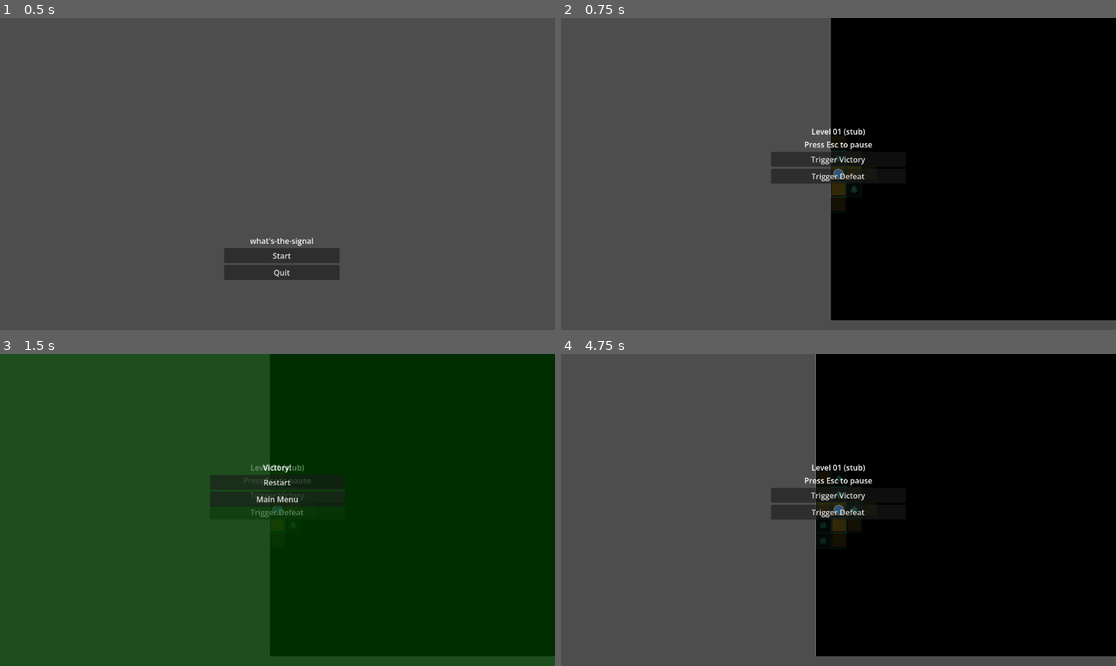
Above: before the commit, frames 1-4 (two rows, left to right).
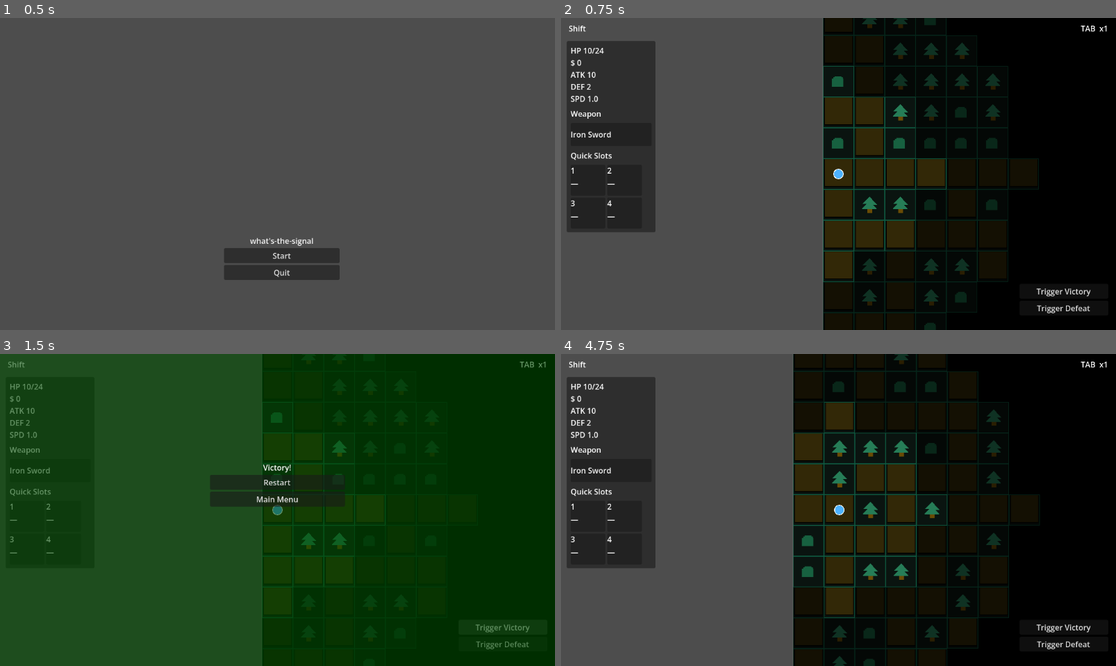
Above: after the commit, the same moments.

Repository: Makintosh365/Ludum-Dare-59
Game: Godot game, scene res://scenes/core/boot.tscn
Two runs of this game, one before a commit and one after it. Both use one fixed random seed, a clock stepped at 60 frames per second and the inputs below.
Inputs:
- Up to frame 1 (0.5 s): no input
- Up to frame 2 (0.75 s): click "Start" at 0.5 s
- Up to frame 3 (1.5 s): click "Trigger Victory" at 1.25 s
- Up to frame 4 (4.75 s): click "Restart" at 2 s; click "Trigger Defeat" at 2.75 s; click "Restart" at 3.5 s; tap Enter at 4.25 s; hold D (move_right) from 4.28 s (still down)

Frame 1 is identical in both runs. In frame 2, 23% of the frame differs, in the area x 1-100%, y 0-100%; in frame 3, 4.2%; in frame 4, 25%.

Commit message:
add player HUD with stats, inventory #19 #21

Diff:
--- a/what's-the-signal/configs/default_grid.tres
+++ b/what's-the-signal/configs/default_grid.tres
@@ -1,12 +1,7 @@
-[gd_resource type="Resource" script_class="GridConfig" load_steps=2 format=3]
+[gd_resource type="Resource" script_class="GridConfig" format=3 uid="uid://b68v8rwnqj7al"]
 
-[ext_resource type="Script" path="res://scripts/grid/grid_config.gd" id="1"]
+[ext_resource type="Script" uid="uid://bbl08suxitalw" path="res://scripts/grid/grid_config.gd" id="1"]
 
 [resource]
 script = ExtResource("1")
-width = 30
-height = 20
-cell_size = 32
-textures_root = "res://assets/cells/"
-draw_debug_overlay = true
-seed_input = 0
+cell_size = 64
--- a/what's-the-signal/configs/default_player.tres
+++ b/what's-the-signal/configs/default_player.tres
@@ -1,11 +1,12 @@
-[gd_resource type="Resource" script_class="PlayerLoadout" load_steps=9 format=3]
+[gd_resource type="Resource" script_class="PlayerLoadout" format=3 uid="uid://cglebj2gf3ry6"]
 
-[ext_resource type="Script" path="res://scripts/units/player_loadout.gd" id="1"]
-[ext_resource type="Script" path="res://scripts/units/inventory_config.gd" id="2"]
-[ext_resource type="Resource" path="res://configs/item/artifact/ring_of_power.tres" id="3"]
-[ext_resource type="Resource" path="res://configs/item/artifact/amulet_of_vitality.tres" id="4"]
-[ext_resource type="Script" path="res://scripts/units/slot_config.gd" id="5"]
-[ext_resource type="Resource" path="res://configs/item/weapon/iron_sword.tres" id="6"]
+[ext_resource type="Script" uid="uid://bf4a1ndeqktlo" path="res://scripts/units/player_loadout.gd" id="1"]
+[ext_resource type="Script" uid="uid://dgyfd45jk3ieo" path="res://scripts/units/inventory_config.gd" id="2"]
+[ext_resource type="Resource" uid="uid://b604cqkh005f0" path="res://configs/item/artifact/ring_of_power.tres" id="3"]
+[ext_resource type="Resource" uid="uid://bhp1kgsp2w14h" path="res://configs/item/artifact/amulet_of_vitality.tres" id="4"]
+[ext_resource type="Script" uid="uid://btn8u1ph47udx" path="res://scripts/units/artifact.gd" id="4_83w1i"]
+[ext_resource type="Script" uid="uid://rj7ksxho1hv1" path="res://scripts/units/slot_config.gd" id="5"]
+[ext_resource type="Resource" uid="uid://um2d1oy21vn3" path="res://configs/item/weapon/iron_sword.tres" id="6"]
 
 [sub_resource type="Resource" id="WeaponSlot"]
 script = ExtResource("5")
@@ -16,13 +17,9 @@
 [sub_resource type="Resource" id="InventoryCfg"]
 script = ExtResource("2")
 normal_slot_count = 4
-special_slots = [SubResource("WeaponSlot")]
-starting_artifacts = [ExtResource("3"), ExtResource("4")]
+special_slots = Array[ExtResource("5")]([SubResource("WeaponSlot")])
+starting_artifacts = Array[ExtResource("4_83w1i")]([ExtResource("3"), ExtResource("4")])
 
 [resource]
 script = ExtResource("1")
-max_health = 10
-damage = 1
-defense = 0
-attack_speed = 1.0
 inventory = SubResource("InventoryCfg")
--- a/what's-the-signal/configs/default_sight.tres
+++ b/what's-the-signal/configs/default_sight.tres
@@ -1,9 +1,8 @@
-[gd_resource type="Resource" script_class="SightConfig" load_steps=2 format=3]
+[gd_resource type="Resource" script_class="SightConfig" format=3 uid="uid://vgy4wg7tld1i"]
 
-[ext_resource type="Script" path="res://scripts/units/sight_config.gd" id="1"]
+[ext_resource type="Script" uid="uid://bojyar7hmhgkc" path="res://scripts/units/sight_config.gd" id="1"]
 
 [resource]
 script = ExtResource("1")
-bright_radius = 1.0
-dim_radius = 2.0
-reveal_all_cells = false
+bright_radius = 3.0
+dim_radius = 6.0
--- a/what's-the-signal/configs/item/artifact/amulet_of_vitality.tres
+++ b/what's-the-signal/configs/item/artifact/amulet_of_vitality.tres
@@ -1,25 +1,23 @@
-[gd_resource type="Resource" script_class="Artifact" load_steps=6 format=3]
+[gd_resource type="Resource" script_class="Artifact" format=3 uid="uid://bhp1kgsp2w14h"]
 
-[ext_resource type="Script" path="res://scripts/units/artifact.gd" id="1"]
-[ext_resource type="Script" path="res://scripts/units/stat_modifier.gd" id="2"]
-[ext_resource type="Script" path="res://scripts/units/artifact_variant.gd" id="3"]
+[ext_resource type="Script" uid="uid://btn8u1ph47udx" path="res://scripts/units/artifact.gd" id="1"]
+[ext_resource type="Script" uid="uid://d1l4w8vi7f5b7" path="res://scripts/units/stat_modifier.gd" id="2"]
+[ext_resource type="Script" uid="uid://cb3iblq18uysj" path="res://scripts/units/artifact_variant.gd" id="3"]
 
 [sub_resource type="Resource" id="Mod_HpFlat"]
 script = ExtResource("2")
 kind = 0
-op = 0
 value = 10.0
 
 [sub_resource type="Resource" id="Mod_Defense"]
 script = ExtResource("2")
 kind = 2
-op = 0
 value = 2.0
 
 [sub_resource type="Resource" id="Variant_Uncommon"]
 script = ExtResource("3")
 rarity = 1
-modifiers = [SubResource("Mod_HpFlat"), SubResource("Mod_Defense")]
+modifiers = Array[ExtResource("2")]([SubResource("Mod_HpFlat"), SubResource("Mod_Defense")])
 
 [resource]
 script = ExtResource("1")
@@ -27,4 +25,4 @@
 display_name = "Amulet of Vitality"
 description = "+10 max HP, +2 defense"
 rarity = 1
-variants = [SubResource("Variant_Uncommon")]
+variants = Array[ExtResource("3")]([SubResource("Variant_Uncommon")])
--- a/what's-the-signal/configs/item/artifact/ring_of_power.tres
+++ b/what's-the-signal/configs/item/artifact/ring_of_power.tres
@@ -1,13 +1,11 @@
-[gd_resource type="Resource" script_class="Artifact" load_steps=6 format=3]
+[gd_resource type="Resource" script_class="Artifact" format=3 uid="uid://b604cqkh005f0"]
 
-[ext_resource type="Script" path="res://scripts/units/artifact.gd" id="1"]
-[ext_resource type="Script" path="res://scripts/units/stat_modifier.gd" id="2"]
-[ext_resource type="Script" path="res://scripts/units/artifact_variant.gd" id="3"]
+[ext_resource type="Script" uid="uid://btn8u1ph47udx" path="res://scripts/units/artifact.gd" id="1"]
+[ext_resource type="Script" uid="uid://d1l4w8vi7f5b7" path="res://scripts/units/stat_modifier.gd" id="2"]
+[ext_resource type="Script" uid="uid://cb3iblq18uysj" path="res://scripts/units/artifact_variant.gd" id="3"]
 
 [sub_resource type="Resource" id="Mod_Damage"]
 script = ExtResource("2")
-kind = 1
-op = 0
 value = 5.0
 
 [sub_resource type="Resource" id="Mod_HpPercent"]
@@ -19,7 +17,7 @@
 [sub_resource type="Resource" id="Variant_Rare"]
 script = ExtResource("3")
 rarity = 2
-modifiers = [SubResource("Mod_Damage"), SubResource("Mod_HpPercent")]
+modifiers = Array[ExtResource("2")]([SubResource("Mod_Damage"), SubResource("Mod_HpPercent")])
 
 [resource]
 script = ExtResource("1")
@@ -27,4 +25,4 @@
 display_name = "Ring of Power"
 description = "+5 damage, +20% max HP"
 rarity = 2
-variants = [SubResource("Variant_Rare")]
+variants = Array[ExtResource("3")]([SubResource("Variant_Rare")])
--- a/what's-the-signal/configs/item/weapon/iron_sword.tres
+++ b/what's-the-signal/configs/item/weapon/iron_sword.tres
@@ -1,47 +1,39 @@
-[gd_resource type="Resource" script_class="Artifact" load_steps=10 format=3]
+[gd_resource type="Resource" script_class="Artifact" format=3 uid="uid://um2d1oy21vn3"]
 
-[ext_resource type="Script" path="res://scripts/units/artifact.gd" id="1"]
-[ext_resource type="Script" path="res://scripts/units/stat_modifier.gd" id="2"]
-[ext_resource type="Script" path="res://scripts/units/artifact_variant.gd" id="3"]
+[ext_resource type="Script" uid="uid://btn8u1ph47udx" path="res://scripts/units/artifact.gd" id="1"]
+[ext_resource type="Script" uid="uid://d1l4w8vi7f5b7" path="res://scripts/units/stat_modifier.gd" id="2"]
+[ext_resource type="Script" uid="uid://cb3iblq18uysj" path="res://scripts/units/artifact_variant.gd" id="3"]
 
 [sub_resource type="Resource" id="Mod_Damage_Common"]
 script = ExtResource("2")
-kind = 1
-op = 0
 value = 2.0
+
+[sub_resource type="Resource" id="Variant_Common"]
+script = ExtResource("3")
+modifiers = Array[ExtResource("2")]([SubResource("Mod_Damage_Common")])
 
 [sub_resource type="Resource" id="Mod_Damage_Uncommon"]
 script = ExtResource("2")
-kind = 1
-op = 0
 value = 4.0
+
+[sub_resource type="Resource" id="Variant_Uncommon"]
+script = ExtResource("3")
+rarity = 1
+modifiers = Array[ExtResource("2")]([SubResource("Mod_Damage_Uncommon")])
 
 [sub_resource type="Resource" id="Mod_Damage_Rare"]
 script = ExtResource("2")
-kind = 1
-op = 0
 value = 7.0
 
 [sub_resource type="Resource" id="Mod_Defense_Rare"]
 script = ExtResource("2")
 kind = 2
-op = 0
 value = 1.0
-
-[sub_resource type="Resource" id="Variant_Common"]
-script = ExtResource("3")
-rarity = 0
-modifiers = [SubResource("Mod_Damage_Common")]
-
-[sub_resource type="Resource" id="Variant_Uncommon"]
-script = ExtResource("3")
-rarity = 1
-modifiers = [SubResource("Mod_Damage_Uncommon")]
 
 [sub_resource type="Resource" id="Variant_Rare"]
 script = ExtResource("3")
 rarity = 2
-modifiers = [SubResource("Mod_Damage_Rare"), SubResource("Mod_Defense_Rare")]
+modifiers = Array[ExtResource("2")]([SubResource("Mod_Damage_Rare"), SubResource("Mod_Defense_Rare")])
 
 [resource]
 script = ExtResource("1")
@@ -50,4 +42,4 @@
 description = "Iron blade. Rarity determines its power."
 slot_tag = &"weapon"
 rarity = 1
-variants = [SubResource("Variant_Common"), SubResource("Variant_Uncommon"), SubResource("Variant_Rare")]
+variants = Array[ExtResource("3")]([SubResource("Variant_Common"), SubResource("Variant_Uncommon"), SubResource("Variant_Rare")])
--- a/what's-the-signal/scenes/levels/level_01.tscn
+++ b/what's-the-signal/scenes/levels/level_01.tscn
@@ -7,6 +7,7 @@
 [ext_resource type="Resource" path="res://configs/default_map.tres" id="5_mcfg"]
 [ext_resource type="Script" path="res://scripts/camera/follow_camera.gd" id="6_cam"]
 [ext_resource type="Resource" path="res://configs/default_camera.tres" id="7_ccfg"]
+[ext_resource type="PackedScene" path="res://scenes/ui/hud.tscn" id="8_hud"]
 
 [node name="Level01" type="Node2D"]
 script = ExtResource("1_lvl")
@@ -25,35 +26,4 @@
 
 [node name="UI" type="CanvasLayer" parent="."]
 
-[node name="VBoxContainer" type="VBoxContainer" parent="UI"]
-anchors_preset = 8
-anchor_left = 0.5
-anchor_top = 0.5
-anchor_right = 0.5
-anchor_bottom = 0.5
-offset_left = -140.0
-offset_top = -100.0
-offset_right = 140.0
-offset_bottom = 100.0
-grow_horizontal = 2
-grow_vertical = 2
-
-[node name="Title" type="Label" parent="UI/VBoxContainer"]
-layout_mode = 2
-text = "Level 01 (stub)"
-horizontal_alignment = 1
-
-[node name="Hint" type="Label" parent="UI/VBoxContainer"]
-layout_mode = 2
-text = "Press Esc to pause"
-horizontal_alignment = 1
-
-[node name="VictoryButton" type="Button" parent="UI/VBoxContainer"]
-unique_name_in_owner = true
-layout_mode = 2
-text = "Trigger Victory"
-
-[node name="DefeatButton" type="Button" parent="UI/VBoxContainer"]
-unique_name_in_owner = true
-layout_mode = 2
-text = "Trigger Defeat"
+[node name="HUD" parent="UI" instance=ExtResource("8_hud")]
--- /dev/null
+++ b/what's-the-signal/scenes/ui/hud.tscn
@@ -0,0 +1,234 @@
+[gd_scene load_steps=2 format=3]
+
+[ext_resource type="Script" path="res://scripts/ui/hud.gd" id="1_hud"]
+
+[node name="HUD" type="Control"]
+anchor_right = 1.0
+anchor_bottom = 1.0
+mouse_filter = 2
+script = ExtResource("1_hud")
+
+[node name="TopBar" type="HBoxContainer" parent="."]
+anchor_right = 1.0
+offset_left = 16.0
+offset_top = 8.0
+offset_right = -16.0
+offset_bottom = 36.0
+
+[node name="ShiftHint" type="Label" parent="TopBar"]
+unique_name_in_owner = true
+layout_mode = 2
+text = "Shift"
+
+[node name="Spacer" type="Control" parent="TopBar"]
+layout_mode = 2
+size_flags_horizontal = 3
+
+[node name="EnemyCounter" type="Label" parent="TopBar"]
+unique_name_in_owner = true
+layout_mode = 2
+text = "TAB  x0"
+
+[node name="LeftPanel" type="PanelContainer" parent="."]
+offset_left = 12.0
+offset_top = 48.0
+offset_right = 196.0
+offset_bottom = 420.0
+
+[node name="Margin" type="MarginContainer" parent="LeftPanel"]
+layout_mode = 2
+theme_override_constants/margin_left = 8
+theme_override_constants/margin_top = 8
+theme_override_constants/margin_right = 8
+theme_override_constants/margin_bottom = 8
+
+[node name="VBox" type="VBoxContainer" parent="LeftPanel/Margin"]
+layout_mode = 2
+theme_override_constants/separation = 8
+
+[node name="StatsRows" type="VBoxContainer" parent="LeftPanel/Margin/VBox"]
+layout_mode = 2
+theme_override_constants/separation = 2
+
+[node name="HealthLabel" type="Label" parent="LeftPanel/Margin/VBox/StatsRows"]
+unique_name_in_owner = true
+layout_mode = 2
+text = "HP —"
+
+[node name="CoinsLabel" type="Label" parent="LeftPanel/Margin/VBox/StatsRows"]
+unique_name_in_owner = true
+layout_mode = 2
+text = "$ 0"
+
+[node name="DamageLabel" type="Label" parent="LeftPanel/Margin/VBox/StatsRows"]
+unique_name_in_owner = true
+layout_mode = 2
+text = "ATK 0"
+
+[node name="DefenseLabel" type="Label" parent="LeftPanel/Margin/VBox/StatsRows"]
+unique_name_in_owner = true
+layout_mode = 2
+text = "DEF 0"
+
+[node name="SpeedLabel" type="Label" parent="LeftPanel/Margin/VBox/StatsRows"]
+unique_name_in_owner = true
+layout_mode = 2
+text = "SPD 0.0"
+
+[node name="WeaponHeader" type="Label" parent="LeftPanel/Margin/VBox"]
+layout_mode = 2
+text = "Weapon"
+
+[node name="WeaponSlot" type="PanelContainer" parent="LeftPanel/Margin/VBox"]
+unique_name_in_owner = true
+layout_mode = 2
+custom_minimum_size = Vector2(0, 48)
+
+[node name="HBox" type="HBoxContainer" parent="LeftPanel/Margin/VBox/WeaponSlot"]
+layout_mode = 2
+
+[node name="Icon" type="TextureRect" parent="LeftPanel/Margin/VBox/WeaponSlot/HBox"]
+layout_mode = 2
+custom_minimum_size = Vector2(32, 32)
+expand_mode = 1
+stretch_mode = 5
+visible = false
+
+[node name="Name" type="Label" parent="LeftPanel/Margin/VBox/WeaponSlot/HBox"]
+layout_mode = 2
+size_flags_horizontal = 3
+text = "—"
+vertical_alignment = 1
+
+[node name="QuickHeader" type="Label" parent="LeftPanel/Margin/VBox"]
+layout_mode = 2
+text = "Quick Slots"
+
+[node name="QuickSlots" type="GridContainer" parent="LeftPanel/Margin/VBox"]
+unique_name_in_owner = true
+layout_mode = 2
+columns = 2
+theme_override_constants/h_separation = 4
+theme_override_constants/v_separation = 4
+
+[node name="QuickSlot1" type="PanelContainer" parent="LeftPanel/Margin/VBox/QuickSlots"]
+unique_name_in_owner = true
+layout_mode = 2
+custom_minimum_size = Vector2(72, 64)
+
+[node name="VBox" type="VBoxContainer" parent="LeftPanel/Margin/VBox/QuickSlots/QuickSlot1"]
+layout_mode = 2
+
+[node name="Hotkey" type="Label" parent="LeftPanel/Margin/VBox/QuickSlots/QuickSlot1/VBox"]
+layout_mode = 2
+text = "1"
+
+[node name="Icon" type="TextureRect" parent="LeftPanel/Margin/VBox/QuickSlots/QuickSlot1/VBox"]
+layout_mode = 2
+size_flags_vertical = 3
+custom_minimum_size = Vector2(24, 24)
+expand_mode = 1
+stretch_mode = 5
+visible = false
+
+[node name="Name" type="Label" parent="LeftPanel/Margin/VBox/QuickSlots/QuickSlot1/VBox"]
+layout_mode = 2
+text = "—"
+autowrap_mode = 2
+
+[node name="QuickSlot2" type="PanelContainer" parent="LeftPanel/Margin/VBox/QuickSlots"]
+unique_name_in_owner = true
+layout_mode = 2
+custom_minimum_size = Vector2(72, 64)
+
+[node name="VBox" type="VBoxContainer" parent="LeftPanel/Margin/VBox/QuickSlots/QuickSlot2"]
+layout_mode = 2
+
+[node name="Hotkey" type="Label" parent="LeftPanel/Margin/VBox/QuickSlots/QuickSlot2/VBox"]
+layout_mode = 2
+text = "2"
+
+[node name="Icon" type="TextureRect" parent="LeftPanel/Margin/VBox/QuickSlots/QuickSlot2/VBox"]
+layout_mode = 2
+size_flags_vertical = 3
+custom_minimum_size = Vector2(24, 24)
+expand_mode = 1
+stretch_mode = 5
+visible = false
+
+[node name="Name" type="Label" parent="LeftPanel/Margin/VBox/QuickSlots/QuickSlot2/VBox"]
+layout_mode = 2
+text = "—"
+autowrap_mode = 2
+
+[node name="QuickSlot3" type="PanelContainer" parent="LeftPanel/Margin/VBox/QuickSlots"]
+unique_name_in_owner = true
+layout_mode = 2
+custom_minimum_size = Vector2(72, 64)
+
+[node name="VBox" type="VBoxContainer" parent="LeftPanel/Margin/VBox/QuickSlots/QuickSlot3"]
+layout_mode = 2
+
+[node name="Hotkey" type="Label" parent="LeftPanel/Margin/VBox/QuickSlots/QuickSlot3/VBox"]
+layout_mode = 2
+text = "3"
+
+[node name="Icon" type="TextureRect" parent="LeftPanel/Margin/VBox/QuickSlots/QuickSlot3/VBox"]
+layout_mode = 2
+size_flags_vertical = 3
+custom_minimum_size = Vector2(24, 24)
+expand_mode = 1
+stretch_mode = 5
+visible = false
+
+[node name="Name" type="Label" parent="LeftPanel/Margin/VBox/QuickSlots/QuickSlot3/VBox"]
+layout_mode = 2
+text = "—"
+autowrap_mode = 2
+
+[node name="QuickSlot4" type="PanelContainer" parent="LeftPanel/Margin/VBox/QuickSlots"]
+unique_name_in_owner = true
+layout_mode = 2
+custom_minimum_size = Vector2(72, 64)
+
+[node name="VBox" type="VBoxContainer" parent="LeftPanel/Margin/VBox/QuickSlots/QuickSlot4"]
+layout_mode = 2
+
+[node name="Hotkey" type="Label" parent="LeftPanel/Margin/VBox/QuickSlots/QuickSlot4/VBox"]
+layout_mode = 2
+text = "4"
+
+[node name="Icon" type="TextureRect" parent="LeftPanel/Margin/VBox/QuickSlots/QuickSlot4/VBox"]
+layout_mode = 2
+size_flags_vertical = 3
+custom_minimum_size = Vector2(24, 24)
+expand_mode = 1
+stretch_mode = 5
+visible = false
+
+[node name="Name" type="Label" parent="LeftPanel/Margin/VBox/QuickSlots/QuickSlot4/VBox"]
+layout_mode = 2
+text = "—"
+autowrap_mode = 2
+
+[node name="DevButtons" type="VBoxContainer" parent="."]
+anchor_left = 1.0
+anchor_top = 1.0
+anchor_right = 1.0
+anchor_bottom = 1.0
+offset_left = -200.0
+offset_top = -96.0
+offset_right = -16.0
+offset_bottom = -16.0
+grow_horizontal = 0
+grow_vertical = 0
+
+[node name="VictoryButton" type="Button" parent="DevButtons"]
+unique_name_in_owner = true
+layout_mode = 2
+text = "Trigger Victory"
+
+[node name="DefeatButton" type="Button" parent="DevButtons"]
+unique_name_in_owner = true
+layout_mode = 2
+text = "Trigger Defeat"
--- a/what's-the-signal/scripts/levels/level_01.gd
+++ b/what's-the-signal/scripts/levels/level_01.gd
@@ -5,11 +5,14 @@
 var _player: Player
 var _enemy: Enemy
 var _camera: FollowCamera
+var _hud: HUD
+var _alive_enemies: int = 0
 
 
 func _ready() -> void:
-	(get_node("%VictoryButton") as Button).pressed.connect(GameManager.trigger_victory)
-	(get_node("%DefeatButton") as Button).pressed.connect(GameManager.trigger_defeat)
+	_hud = $UI/HUD as HUD
+	(_hud.get_node("DevButtons/VictoryButton") as Button).pressed.connect(GameManager.trigger_victory)
+	(_hud.get_node("DevButtons/DefeatButton") as Button).pressed.connect(GameManager.trigger_defeat)
 	GameManager.state_changed.connect(_on_state_changed)
 
 	_grid = $Grid as Grid
@@ -38,15 +41,11 @@
 	add_child(_player)
 	_player.place_on(_grid, start)
 	_camera.set_target(_player, true)
-	_player.moved.connect(func(from, to): print("Level01: player moved %s -> %s" % [from, to]))
 	_player.move_blocked.connect(func(target, reason): print("Level01: player move_blocked target=%s reason=%s" % [target, reason]))
-	_player.damaged.connect(func(amt, hp): print("Level01: player damaged %d hp=%d" % [amt, hp]))
 	_player.died.connect(func(): print("Level01: player died"))
-	_player.coins_changed.connect(func(total): print("Level01: player coins=%d" % total))
-	_player.stats_changed.connect(_on_player_stats_changed)
-	_player.inventory.inventory_changed.connect(_on_player_inventory_changed)
-	_on_player_stats_changed(_player.stats)
-	_on_player_inventory_changed(_player.inventory.get_artifacts())
+
+	if _hud != null:
+		_hud.bind_player(_player)
 
 	_enemy = Enemy.new()
 	_enemy.name = "Enemy"
@@ -54,24 +53,18 @@
 	_enemy.coin_reward = 5
 	add_child(_enemy)
 	_enemy.place_on(_grid, end)
-	_enemy.died.connect(func(): print("Level01: enemy died"))
+	_enemy.died.connect(_on_enemy_died)
+	_alive_enemies = 1
+	if _hud != null:
+		_hud.set_enemy_count(_alive_enemies)
 
 	var contents_ok: bool = _grid.get_cell(start).contents == _player \
 			and _grid.get_cell(end).contents == _enemy
 	print("Level01: contents ok" if contents_ok else "Level01: contents MISMATCH")
 
 
-func _on_player_stats_changed(stats: UnitStats) -> void:
-	print("Level01: player stats max_hp=%d dmg=%d def=%d hp=%d" % [
-		stats.get_final_int(UnitStats.Kind.MAX_HEALTH),
-		stats.get_final_int(UnitStats.Kind.DAMAGE),
-		stats.get_final_int(UnitStats.Kind.DEFENSE),
-		stats.current_health,
-	])
-
-
-func _on_player_inventory_changed(artifacts: Array) -> void:
-	var names: Array = []
-	for a in artifacts:
-		names.append(a.display_name)
-	print("Level01: player inventory=%s" % [names])
+func _on_enemy_died() -> void:
+	print("Level01: enemy died")
+	_alive_enemies = maxi(0, _alive_enemies - 1)
+	if _hud != null:
+		_hud.set_enemy_count(_alive_enemies)
--- /dev/null
+++ b/what's-the-signal/scripts/ui/hud.gd
@@ -0,0 +1,145 @@
+class_name HUD
+extends Control
+
+const _QUICK_SLOT_COUNT := 4
+const _WEAPON_TAG := &"weapon"
+const _EMPTY_TEXT := "—"
+
+var _player: Player = null
+
+
+func _ready() -> void:
+	_reset_labels()
+
+
+func _exit_tree() -> void:
+	_disconnect_player()
+
+
+func bind_player(player: Player) -> void:
+	if _player == player:
+		return
+	_disconnect_player()
+	_player = player
+	if _player == null:
+		_reset_labels()
+		return
+	_player.stats_changed.connect(_on_stats_changed)
+	_player.damaged.connect(_on_damaged)
+	_player.coins_changed.connect(_on_coins_changed)
+	_player.died.connect(_on_player_died)
+	_player.inventory.inventory_changed.connect(_on_inventory_changed)
+	_on_stats_changed(_player.stats)
+	_on_coins_changed(_player.coins)
+	_on_inventory_changed(_player.inventory.get_artifacts())
+
+
+func set_enemy_count(count: int) -> void:
+	var label := get_node_or_null("%EnemyCounter") as Label
+	if label != null:
+		label.text = "TAB  x%d" % maxi(0, count)
+
+
+func _disconnect_player() -> void:
+	if _player == null:
+		return
+	if not is_instance_valid(_player):
+		_player = null
+		return
+	if _player.stats_changed.is_connected(_on_stats_changed):
+		_player.stats_changed.disconnect(_on_stats_changed)
+	if _player.damaged.is_connected(_on_damaged):
+		_player.damaged.disconnect(_on_damaged)
+	if _player.coins_changed.is_connected(_on_coins_changed):
+		_player.coins_changed.disconnect(_on_coins_changed)
+	if _player.died.is_connected(_on_player_died):
+		_player.died.disconnect(_on_player_died)
+	if _player.inventory != null and is_instance_valid(_player.inventory) and _player.inventory.inventory_changed.is_connected(_on_inventory_changed):
+		_player.inventory.inventory_changed.disconnect(_on_inventory_changed)
+	_player = null
+
+
+func _reset_labels() -> void:
+	_set_label("%HealthLabel", "HP " + _EMPTY_TEXT)
+	_set_label("%CoinsLabel", "$ 0")
+	_set_label("%DamageLabel", "ATK 0")
+	_set_label("%DefenseLabel", "DEF 0")
+	_set_label("%SpeedLabel", "SPD 0.0")
+	_set_label("%EnemyCounter", "TAB  x0")
+	_clear_slot("%WeaponSlot")
+	for i in range(_QUICK_SLOT_COUNT):
+		_clear_slot("%QuickSlot%d" % (i + 1))
+
+
+func _on_stats_changed(stats: UnitStats) -> void:
+	if stats == null:
+		return
+	var max_hp := stats.get_final_int(UnitStats.Kind.MAX_HEALTH)
+	_set_label("%HealthLabel", "HP %d/%d" % [stats.current_health, max_hp])
+	_set_label("%DamageLabel", "ATK %d" % stats.get_final_int(UnitStats.Kind.DAMAGE))
+	_set_label("%DefenseLabel", "DEF %d" % stats.get_final_int(UnitStats.Kind.DEFENSE))
+	_set_label("%SpeedLabel", "SPD %.1f" % stats.get_final(UnitStats.Kind.ATTACK_SPEED))
+
+
+func _on_damaged(_amount: int, _health_after: int) -> void:
+	if _player != null:
+		_on_stats_changed(_player.stats)
+
+
+func _on_coins_changed(total: int) -> void:
+	_set_label("%CoinsLabel", "$ %d" % total)
+
+
+func _on_player_died() -> void:
+	_set_label("%HealthLabel", "HP 0/0")
+
+
+func _on_inventory_changed(_artifacts: Array) -> void:
+	if _player == null or _player.inventory == null:
+		return
+	var slots := _player.inventory.get_slots()
+	var quick_index := 0
+	_clear_slot("%WeaponSlot")
+	for i in range(_QUICK_SLOT_COUNT):
+		_clear_slot("%QuickSlot%d" % (i + 1))
+	for slot in slots:
+		var tag: StringName = slot.get("tag", StringName())
+		var artifact: Artifact = slot.get("artifact")
+		var rarity: int = slot.get("rarity", -1)
+		if tag == _WEAPON_TAG:
+			_paint_slot("%WeaponSlot", artifact, rarity)
+		elif tag == Inventory.ANY_TAG and quick_index < _QUICK_SLOT_COUNT:
+			_paint_slot("%QuickSlot%d" % (quick_index + 1), artifact, rarity)
+			quick_index += 1
+
+
+func _paint_slot(node_path: String, artifact: Artifact, rarity: int) -> void:
+	var slot_root := get_node_or_null(node_path)
+	if slot_root == null:
+		return
+	var icon_rect := slot_root.find_child("Icon", true, false) as TextureRect
+	var name_label := slot_root.find_child("Name", true, false) as Label
+	if artifact == null:
+		if icon_rect != null:
+			icon_rect.texture = null
+			icon_rect.visible = false
+		if name_label != null:
+			name_label.text = _EMPTY_TEXT
+		return
+	var variant := artifact.resolve_variant(rarity)
+	var icon: Texture2D = variant.icon if variant != null else null
+	if icon_rect != null:
+		icon_rect.texture = icon
+		icon_rect.visible = icon != null
+	if name_label != null:
+		name_label.text = artifact.display_name if artifact.display_name != "" else String(artifact.id)
+
+
+func _clear_slot(node_path: String) -> void:
+	_paint_slot(node_path, null, -1)
+
+
+func _set_label(node_path: String, value: String) -> void:
+	var label := get_node_or_null(node_path) as Label
+	if label != null:
+		label.text = value
Not shown: 1 places in what's-the-signal/scenes/levels/level_01.tscn that only renumber resources
Not shown, changed: what's-the-signal/scripts/levels/level_01.gd.uid
Not shown, added: what's-the-signal/scripts/ui/hud.gd.uid
